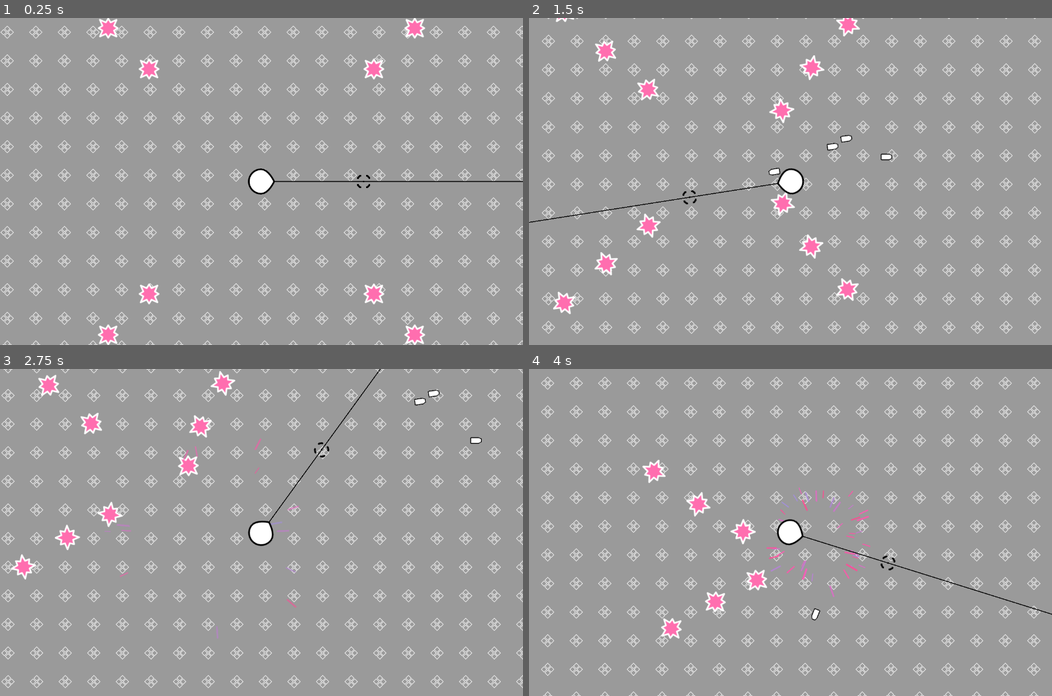
Above: before the commit, frames 1-4 (two rows, left to right).
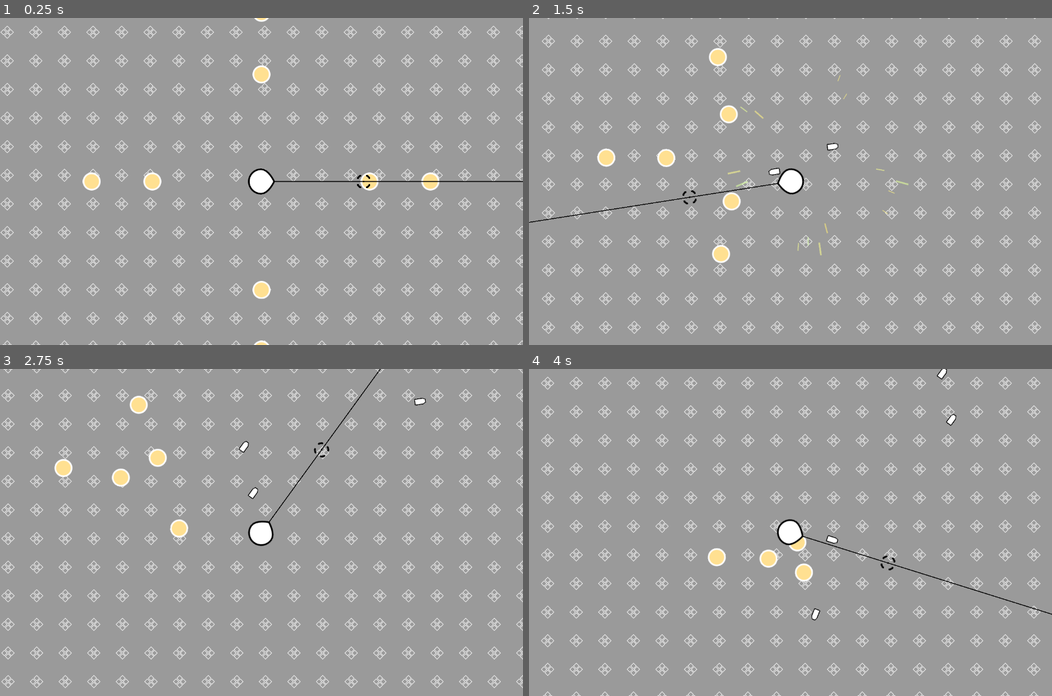
Above: after the commit, the same moments.

Repository: uvmain/zapfour
Game: Godot game, scene res://main/main.tscn
Same seed, same stepped clock (60 frames per second), same inputs: the game is played once before the commit and once after it.
Inputs (mouse positions are in pixels of both pictures, inside the frame that each line leads up to):
- Up to frame 1 (0.25 s): no input
- Up to frame 2 (1.5 s): move the mouse to (905, 165) at 0.52 s; hold D (player_right) 0.53-1.28 s; move the mouse to (685, 197) at 1.27 s; hold S (player_down) from 1.28 s (still down)
- Up to frame 3 (2.75 s): move the mouse to (313, 460) at 2.02 s; release S (player_down) at 2.03 s; hold D (player_right) from 2.03 s (still down)
- Up to frame 4 (4 s): move the mouse to (764, 597) at 2.77 s; release D (player_right) at 2.78 s; hold W (player_up) 2.78-3.53 s; move the mouse to (947, 581) at 3.52 s; hold A (player_left) from 3.53 s (still down)

The runs differ from the first frame. In frame 1, 2.3% of the frame differs, in the area x 15-84%, y 0-100%; in frame 2, 3.0%, in the area x 4-73%, y 0-91%; in frame 3, 2.4%; in frame 4, 2.0%.

Commit message:
add yellow enemy, plus-shape spawn

Diff:
--- /dev/null
+++ b/enemies/Yellow.gd
@@ -0,0 +1,11 @@
+extends "res://enemies/spawner.gd"
+
+
+# Called when the node enters the scene tree for the first time.
+func _ready():
+	pass # Replace with function body.
+
+
+# Called every frame. 'delta' is the elapsed time since the previous frame.
+func _process(delta):
+	pass
--- a/enemies/enemymanager.tscn
+++ b/enemies/enemymanager.tscn
@@ -1,10 +1,11 @@
-[gd_scene load_steps=6 format=3 uid="uid://l8ocjv8kjipk"]
+[gd_scene load_steps=7 format=3 uid="uid://l8ocjv8kjipk"]
 
 [ext_resource type="Script" path="res://enemies/enemymanager.gd" id="1_bb3wu"]
 [ext_resource type="PackedScene" uid="uid://c5is06lk50phc" path="res://enemies/green.tscn" id="2_ockr4"]
 [ext_resource type="Script" path="res://enemies/spawner.gd" id="2_retea"]
 [ext_resource type="PackedScene" uid="uid://bws041j147gsc" path="res://enemies/purple.tscn" id="4_h2t34"]
 [ext_resource type="PackedScene" uid="uid://c4h4s7t45utvu" path="res://enemies/pink.tscn" id="5_rg6qp"]
+[ext_resource type="PackedScene" uid="uid://domdaqyj0327f" path="res://enemies/yellow.tscn" id="6_iehx3"]
 
 [node name="EnemyManager" type="Node2D"]
 script = ExtResource("1_bb3wu")
@@ -35,4 +36,11 @@
 spawn_type = 4
 spawn_radius = 600
 
+[node name="Yellow" type="Node2D" parent="Spawners"]
+script = ExtResource("2_retea")
+enemy_scene = ExtResource("6_iehx3")
+spawn_count = 8
+spawn_type = 3
+spawn_radius = 600
+
 [node name="EnemyHolder" type="Node2D" parent="." groups=["EnemyHolder"]]
--- a/enemies/spawner.gd
+++ b/enemies/spawner.gd
@@ -5,7 +5,7 @@
 	Perimeter,
 	Random,
 	CircleAroundPlayer,
-	Cross,
+	Plus,
 	X
 }
 
@@ -33,3 +33,4 @@
 		SpawnType.Random: return SpawnShapes.get_random_positions_within_perimeter(spawn_count)
 		SpawnType.CircleAroundPlayer: return SpawnShapes.get_circle_around_player(spawn_count, spawn_radius)
 		SpawnType.X: return SpawnShapes.get_x_positions(spawn_count, spawn_radius)
+		SpawnType.Plus: return SpawnShapes.get_plus_positions(spawn_count, spawn_radius)
--- a/enemies/spawnshapes.gd
+++ b/enemies/spawnshapes.gd
@@ -62,7 +62,6 @@
 			y_positive *= -1
 			new_position = Vector2((cross_length - vector_length) * x_positive, (cross_length - vector_length) * y_positive)
 		points.append(new_position + player_position)
-	print(points.size())
 	return points
 
 
@@ -74,3 +73,26 @@
 		var angle_point = deg_to_rad(point * 360.0 / number_of_points - 90)
 		points.append(player_position + Vector2(cos(angle_point), sin(angle_point)) * (circle_radius))
 	return points
+
+
+func get_plus_positions(number_of_points := 9, cross_length := 500):
+	points.clear()
+	var x_positive := 1
+	var y_positive := 1
+	var player = get_tree().get_first_node_in_group("Player")
+	var player_position = player.position if is_instance_valid(player) else Vector2.ZERO
+	number_of_points = number_of_points + 1 if number_of_points % 2 > 0 else number_of_points
+	var segment_length = (cross_length / (ceil(number_of_points) / 4.0) / 2)
+	var vector_length := 0.0
+	var new_position := Vector2.ZERO
+	for point in range(number_of_points):
+		if (point) % 4 == 0:
+			vector_length += segment_length
+		if point % 2 == 0:
+			x_positive *= -1
+			new_position = Vector2(0, (cross_length - vector_length) * y_positive)
+		else:
+			y_positive *= -1
+			new_position = Vector2((cross_length - vector_length) * x_positive, 0)
+		points.append(new_position + player_position)
+	return points
--- /dev/null
+++ b/enemies/yellow.tscn
@@ -0,0 +1,11 @@
+[gd_scene load_steps=3 format=3 uid="uid://domdaqyj0327f"]
+
+[ext_resource type="PackedScene" uid="uid://ch1jdmb8t36er" path="res://enemies/base_enemy.tscn" id="1_ux0fa"]
+[ext_resource type="Texture2D" uid="uid://bel0otqe8drvt" path="res://assets/textures/enemies/yellow.png" id="2_8xrbk"]
+
+[node name="Yellow" instance=ExtResource("1_ux0fa")]
+health = 1
+enemy_colour = Color(1, 0.968627, 0.552941, 1)
+
+[node name="Sprite2D" parent="." index="2"]
+texture = ExtResource("2_8xrbk")
Binary file added: assets/textures/enemies/yellow.png
Not shown, added: assets/textures/enemies/yellow.png.import
